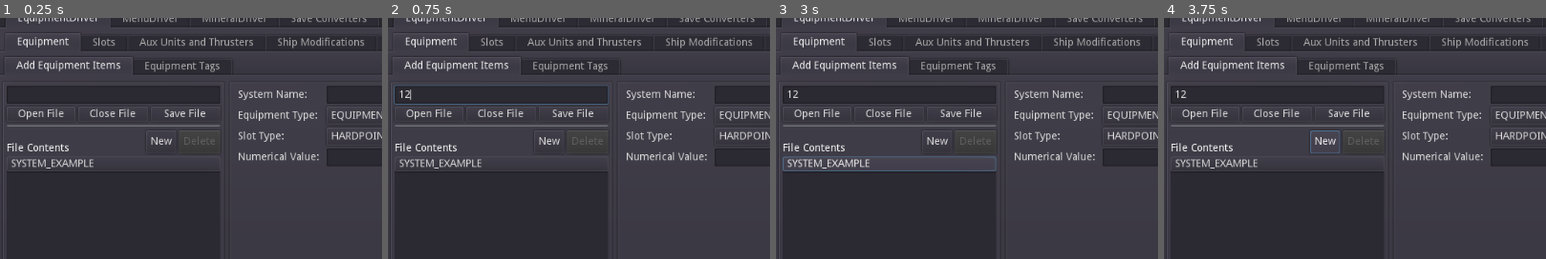
Above: before the commit, frames 1-4 (left to right).
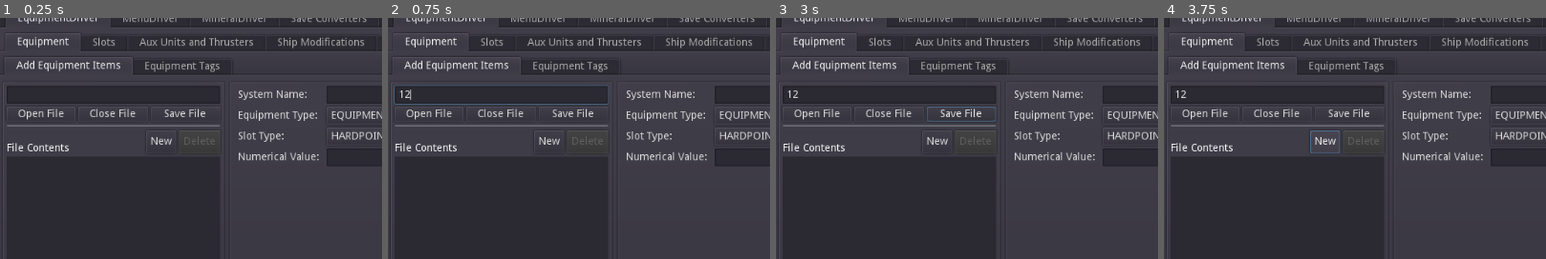
Above: after the commit, the same moments.

Repository: rwqfsfasxc100/DV-Tools
Game: Godot game, scene res://boot.tscn
Two runs of this game, one before a commit and one after it. Both use one fixed random seed, a clock stepped at 60 frames per second and the inputs below.
Inputs (mouse positions are % of the whole screen's width and height, from its top left):
- Up to frame 1 (0.25 s): no input
- Up to frame 2 (0.75 s): click (15, 18) at 0.52 s; type "12" at 0.6 s
- Up to frame 3 (3 s): click "Open File" at 1.25 s; click "Save File" at 2 s; click (15, 32) at 2.75 s, where only the run before the commit has a clickable "SYSTEM_EXAMPLE"
- Up to frame 4 (3.75 s): click "New" at 3.5 s
The pictures show only the part of the screen within x 0-50%, y 2-52%; the shares and areas given below are measured in that part.

The runs differ from the first frame. In frame 1, 1.0% of the frame differs, in the area x 1-58%, y 57-64%; in frame 2, 1.0%; in frame 3, 3.7%, in the area x 1-58%, y 36-64%; in frame 4, 1.0%.

Commit message:
updated project

Diff:
--- a/EquipmentDriver.gd
+++ b/EquipmentDriver.gd
@@ -1,48 +1,82 @@
 extends Node
 
-var ADD_EQUIPMENT_ITEMS = {}
-var ADD_EQUIPMENT_ITEMS_path = ""
+var driver_state = {}
+signal EquipmentDriver_file_changed(to)
 
-var ADD_EQUIPMENT_SLOTS = {}
-var ADD_EQUIPMENT_SLOTS_path = ""
-
-var EQUIPMENT_TAGS = {}
-var EQUIPMENT_TAGS_path = ""
-
-var SLOT_ORDER = {}
-var SLOT_ORDER_path = ""
-
-var SLOT_TAGS = {}
-var SLOT_TAGS_path = ""
-
-var WEAPONSLOT_ADD = {}
-var WEAPONSLOT_ADD_path = ""
-
-var WEAPONSLOT_MODIFY_TEMPLATES = {}
-var WEAPONSLOT_MODIFY_TEMPLATES_path = ""
-
-var WEAPONSLOT_MODIFY = {}
-var WEAPONSLOT_MODIFY_path = ""
-
-var WEAPONSLOT_SHIP_TEMPLATES = {}
-var WEAPONSLOT_SHIP_TEMPLATES_path = ""
-
-var WEAPONSLOT_SHIP_MODIFY = {}
-var WEAPONSLOT_SHIP_MODIFY_path = ""
-
-var AUX_POWER_SLOT = {}
-var AUX_POWER_SLOT_path = ""
-
-var MODIFY_INTERNALS = {}
-var MODIFY_INTERNALS_path = ""
-
-var NODE_DEFINITIONS = {}
-var NODE_DEFINITIONS_path = ""
-
-var SHIP_NODE_REGISTER = {}
-var SHIP_NODE_REGISTER_path = ""
-
-var SHIP_NODE_MODIFY = {}
-var SHIP_NODE_MODIFY_path = ""
-
-signal EquipmentDriver_file_changed(to)
+var default_state = {
+	"ADD_EQUIPMENT_ITEMS":{
+		"file_path":"",
+		"should_save":false,
+		"entries":{},
+	},
+	"ADD_EQUIPMENT_SLOTS":{
+		"file_path":"",
+		"should_save":false,
+		"entries":{},
+	},
+	"EQUIPMENT_TAGS":{
+		"file_path":"",
+		"should_save":false,
+		"entries":{},
+	},
+	"SLOT_ORDER":{
+		"file_path":"",
+		"should_save":false,
+		"entries":{},
+	},
+	"SLOT_TAGS":{
+		"file_path":"",
+		"should_save":false,
+		"entries":{},
+	},
+	"WEAPONSLOT_ADD":{
+		"file_path":"",
+		"should_save":false,
+		"entries":{},
+	},
+	"WEAPONSLOT_MODIFY_TEMPLATES":{
+		"file_path":"",
+		"should_save":false,
+		"entries":{},
+	},
+	"WEAPONSLOT_MODIFY":{
+		"file_path":"",
+		"should_save":false,
+		"entries":{},
+	},
+	"WEAPONSLOT_SHIP_TEMPLATES":{
+		"file_path":"",
+		"should_save":false,
+		"entries":{},
+	},
+	"WEAPONSLOT_SHIP_MODIFY":{
+		"file_path":"",
+		"should_save":false,
+		"entries":{},
+	},
+	"AUX_POWER_SLOT":{
+		"file_path":"",
+		"should_save":false,
+		"entries":{},
+	},
+	"MODIFY_INTERNALS":{
+		"file_path":"",
+		"should_save":false,
+		"entries":{},
+	},
+	"NODE_DEFINITIONS":{
+		"file_path":"",
+		"should_save":false,
+		"entries":{},
+	},
+	"SHIP_NODE_REGISTER":{
+		"file_path":"",
+		"should_save":false,
+		"entries":{},
+	},
+	"SHIP_NODE_MODIFY":{
+		"file_path":"",
+		"should_save":false,
+		"entries":{},
+	},
+}
--- a/boot.tscn
+++ b/boot.tscn
@@ -16,7 +16,7 @@
 [ext_resource path="res://equipment_driver/Register Nodes.gd" type="Script" id=14]
 [ext_resource path="res://equipment_driver/Modify Weapon Templates.gd" type="Script" id=15]
 [ext_resource path="res://equipment_driver/Modify Weapons.gd" type="Script" id=16]
-[ext_resource path="res://equipment_driver/parts/EquipmentButton.gd" type="Script" id=17]
+[ext_resource path="res://driver_panel/DriverPanel.tscn" type="PackedScene" id=17]
 [ext_resource path="res://equipment_driver/parts/SlotTypeOption.gd" type="Script" id=18]
 [ext_resource path="res://equipment_driver/parts/PropertyButton.gd" type="Script" id=19]
 [ext_resource path="res://config_icon.png" type="Texture" id=20]
@@ -105,119 +105,7 @@
 margin_bottom = 500.0
 size_flags_vertical = 3
 
-[node name="DriverPanel" type="PanelContainer" parent="VBoxContainer/TabContainer/EquipmentDriver/VBoxContainer/TabContainer/Equipment/VBoxContainer/TabContainer/Add Equipment Items/VBoxContainer/HBoxContainer"]
-margin_right = 300.0
-margin_bottom = 500.0
-rect_min_size = Vector2( 300, 0 )
-
-[node name="VBoxContainer" type="VBoxContainer" parent="VBoxContainer/TabContainer/EquipmentDriver/VBoxContainer/TabContainer/Equipment/VBoxContainer/TabContainer/Add Equipment Items/VBoxContainer/HBoxContainer/DriverPanel"]
-margin_left = 7.0
-margin_top = 7.0
-margin_right = 293.0
-margin_bottom = 493.0
-
-[node name="VBoxContainer" type="VBoxContainer" parent="VBoxContainer/TabContainer/EquipmentDriver/VBoxContainer/TabContainer/Equipment/VBoxContainer/TabContainer/Add Equipment Items/VBoxContainer/HBoxContainer/DriverPanel/VBoxContainer"]
-margin_right = 286.0
-margin_bottom = 91.0
-size_flags_horizontal = 3
-
-[node name="FilePath" type="LineEdit" parent="VBoxContainer/TabContainer/EquipmentDriver/VBoxContainer/TabContainer/Equipment/VBoxContainer/TabContainer/Add Equipment Items/VBoxContainer/HBoxContainer/DriverPanel/VBoxContainer/VBoxContainer"]
-margin_right = 286.0
-margin_bottom = 24.0
-
-[node name="HBoxContainer" type="HBoxContainer" parent="VBoxContainer/TabContainer/EquipmentDriver/VBoxContainer/TabContainer/Equipment/VBoxContainer/TabContainer/Add Equipment Items/VBoxContainer/HBoxContainer/DriverPanel/VBoxContainer/VBoxContainer"]
-margin_top = 28.0
-margin_right = 286.0
-margin_bottom = 48.0
-
-[node name="OpenFile" type="Button" parent="VBoxContainer/TabContainer/EquipmentDriver/VBoxContainer/TabContainer/Equipment/VBoxContainer/TabContainer/Add Equipment Items/VBoxContainer/HBoxContainer/DriverPanel/VBoxContainer/VBoxContainer/HBoxContainer"]
-margin_right = 92.0
-margin_bottom = 20.0
-size_flags_horizontal = 3
-text = "Open File"
-
-[node name="CloseFile" type="Button" parent="VBoxContainer/TabContainer/EquipmentDriver/VBoxContainer/TabContainer/Equipment/VBoxContainer/TabContainer/Add Equipment Items/VBoxContainer/HBoxContainer/DriverPanel/VBoxContainer/VBoxContainer/HBoxContainer"]
-margin_left = 96.0
-margin_right = 189.0
-margin_bottom = 20.0
-size_flags_horizontal = 3
-text = "Close File"
-
-[node name="SaveFile" type="Button" parent="VBoxContainer/TabContainer/EquipmentDriver/VBoxContainer/TabContainer/Equipment/VBoxContainer/TabContainer/Add Equipment Items/VBoxContainer/HBoxContainer/DriverPanel/VBoxContainer/VBoxContainer/HBoxContainer"]
-margin_left = 193.0
-margin_right = 286.0
-margin_bottom = 20.0
-size_flags_horizontal = 3
-text = "Save File"
-
-[node name="HSeparator" type="HSeparator" parent="VBoxContainer/TabContainer/EquipmentDriver/VBoxContainer/TabContainer/Equipment/VBoxContainer/TabContainer/Add Equipment Items/VBoxContainer/HBoxContainer/DriverPanel/VBoxContainer/VBoxContainer"]
-margin_top = 52.0
-margin_right = 286.0
-margin_bottom = 56.0
-
-[node name="HBoxContainer2" type="HBoxContainer" parent="VBoxContainer/TabContainer/EquipmentDriver/VBoxContainer/TabContainer/Equipment/VBoxContainer/TabContainer/Add Equipment Items/VBoxContainer/HBoxContainer/DriverPanel/VBoxContainer/VBoxContainer"]
-margin_top = 60.0
-margin_right = 286.0
-margin_bottom = 91.0
-
-[node name="Label" type="Label" parent="VBoxContainer/TabContainer/EquipmentDriver/VBoxContainer/TabContainer/Equipment/VBoxContainer/TabContainer/Add Equipment Items/VBoxContainer/HBoxContainer/DriverPanel/VBoxContainer/VBoxContainer/HBoxContainer2"]
-margin_right = 183.0
-margin_bottom = 31.0
-size_flags_horizontal = 3
-text = "
-File Contents"
-
-[node name="New" type="Button" parent="VBoxContainer/TabContainer/EquipmentDriver/VBoxContainer/TabContainer/Equipment/VBoxContainer/TabContainer/Add Equipment Items/VBoxContainer/HBoxContainer/DriverPanel/VBoxContainer/VBoxContainer/HBoxContainer2"]
-margin_left = 187.0
-margin_right = 227.0
-margin_bottom = 31.0
-text = "New"
-
-[node name="Delete" type="Button" parent="VBoxContainer/TabContainer/EquipmentDriver/VBoxContainer/TabContainer/Equipment/VBoxContainer/TabContainer/Add Equipment Items/VBoxContainer/HBoxContainer/DriverPanel/VBoxContainer/VBoxContainer/HBoxContainer2"]
-margin_left = 231.0
-margin_right = 286.0
-margin_bottom = 31.0
-disabled = true
-text = "Delete"
-
-[node name="MarginContainer" type="MarginContainer" parent="VBoxContainer/TabContainer/EquipmentDriver/VBoxContainer/TabContainer/Equipment/VBoxContainer/TabContainer/Add Equipment Items/VBoxContainer/HBoxContainer/DriverPanel/VBoxContainer"]
-margin_top = 95.0
-margin_right = 286.0
-margin_bottom = 486.0
-size_flags_vertical = 3
-
-[node name="ColorRect" type="ColorRect" parent="VBoxContainer/TabContainer/EquipmentDriver/VBoxContainer/TabContainer/Equipment/VBoxContainer/TabContainer/Add Equipment Items/VBoxContainer/HBoxContainer/DriverPanel/VBoxContainer/MarginContainer"]
-margin_right = 286.0
-margin_bottom = 391.0
-size_flags_horizontal = 3
-size_flags_vertical = 3
-color = Color( 0.172549, 0.164706, 0.196078, 1 )
-
-[node name="ScrollContainer" type="ScrollContainer" parent="VBoxContainer/TabContainer/EquipmentDriver/VBoxContainer/TabContainer/Equipment/VBoxContainer/TabContainer/Add Equipment Items/VBoxContainer/HBoxContainer/DriverPanel/VBoxContainer/MarginContainer"]
-margin_right = 286.0
-margin_bottom = 391.0
-size_flags_horizontal = 3
-size_flags_vertical = 3
-
-[node name="VBoxContainer2" type="VBoxContainer" parent="VBoxContainer/TabContainer/EquipmentDriver/VBoxContainer/TabContainer/Equipment/VBoxContainer/TabContainer/Add Equipment Items/VBoxContainer/HBoxContainer/DriverPanel/VBoxContainer/MarginContainer/ScrollContainer"]
-margin_right = 286.0
-margin_bottom = 391.0
-size_flags_horizontal = 3
-size_flags_vertical = 3
-
-[node name="Button" type="Button" parent="VBoxContainer/TabContainer/EquipmentDriver/VBoxContainer/TabContainer/Equipment/VBoxContainer/TabContainer/Add Equipment Items/VBoxContainer/HBoxContainer/DriverPanel/VBoxContainer/MarginContainer/ScrollContainer/VBoxContainer2"]
-margin_right = 286.0
-margin_bottom = 20.0
-text = "SYSTEM_EXAMPLE"
-align = 0
-script = ExtResource( 17 )
-
-[node name="DeleteSure" type="ConfirmationDialog" parent="VBoxContainer/TabContainer/EquipmentDriver/VBoxContainer/TabContainer/Equipment/VBoxContainer/TabContainer/Add Equipment Items/VBoxContainer/HBoxContainer/DriverPanel/VBoxContainer/MarginContainer"]
-margin_right = 300.0
-margin_bottom = 391.0
-rect_min_size = Vector2( 300, 105 )
-popup_exclusive = true
-window_title = ""
+[node name="DriverPanel" parent="VBoxContainer/TabContainer/EquipmentDriver/VBoxContainer/TabContainer/Equipment/VBoxContainer/TabContainer/Add Equipment Items/VBoxContainer/HBoxContainer" instance=ExtResource( 17 )]
 
 [node name="PanelContainer2" type="PanelContainer" parent="VBoxContainer/TabContainer/EquipmentDriver/VBoxContainer/TabContainer/Equipment/VBoxContainer/TabContainer/Add Equipment Items/VBoxContainer/HBoxContainer"]
 margin_left = 304.0
--- /dev/null
+++ b/driver_panel/DriverPanel.gd
@@ -0,0 +1,11 @@
+extends PanelContainer
+
+export var fp = NodePath("VBoxContainer/VBoxContainer/FilePath")
+onready var file_path = get_node_or_null(fp)
+
+export var of = NodePath("VBoxContainer/VBoxContainer/HBoxContainer/OpenFile")
+onready var open_file = get_node_or_null(of)
+export var cf = NodePath("VBoxContainer/VBoxContainer/HBoxContainer/OpenFile")
+onready var close_file = get_node_or_null(cf)
+export var sf = NodePath("VBoxContainer/VBoxContainer/HBoxContainer/OpenFile")
+onready var save_file = get_node_or_null(sf)
--- /dev/null
+++ b/driver_panel/DriverPanel.tscn
@@ -0,0 +1,118 @@
+[gd_scene load_steps=2 format=2]
+
+[ext_resource path="res://driver_panel/DriverPanel.gd" type="Script" id=2]
+
+[node name="DriverPanel" type="PanelContainer"]
+margin_right = 300.0
+margin_bottom = 500.0
+rect_min_size = Vector2( 300, 0 )
+script = ExtResource( 2 )
+
+[node name="VBoxContainer" type="VBoxContainer" parent="."]
+margin_left = 7.0
+margin_top = 7.0
+margin_right = 293.0
+margin_bottom = 493.0
+
+[node name="VBoxContainer" type="VBoxContainer" parent="VBoxContainer"]
+margin_right = 286.0
+margin_bottom = 91.0
+size_flags_horizontal = 3
+
+[node name="FilePath" type="LineEdit" parent="VBoxContainer/VBoxContainer"]
+margin_right = 286.0
+margin_bottom = 24.0
+
+[node name="HBoxContainer" type="HBoxContainer" parent="VBoxContainer/VBoxContainer"]
+margin_top = 28.0
+margin_right = 286.0
+margin_bottom = 48.0
+
+[node name="OpenFile" type="Button" parent="VBoxContainer/VBoxContainer/HBoxContainer"]
+margin_right = 92.0
+margin_bottom = 20.0
+size_flags_horizontal = 3
+text = "Open File"
+
+[node name="CloseFile" type="Button" parent="VBoxContainer/VBoxContainer/HBoxContainer"]
+margin_left = 96.0
+margin_right = 189.0
+margin_bottom = 20.0
+size_flags_horizontal = 3
+text = "Close File"
+
+[node name="SaveFile" type="Button" parent="VBoxContainer/VBoxContainer/HBoxContainer"]
+margin_left = 193.0
+margin_right = 286.0
+margin_bottom = 20.0
+size_flags_horizontal = 3
+text = "Save File"
+
+[node name="HSeparator" type="HSeparator" parent="VBoxContainer/VBoxContainer"]
+margin_top = 52.0
+margin_right = 286.0
+margin_bottom = 56.0
+
+[node name="HBoxContainer2" type="HBoxContainer" parent="VBoxContainer/VBoxContainer"]
+margin_top = 60.0
+margin_right = 286.0
+margin_bottom = 91.0
+
+[node name="Label" type="Label" parent="VBoxContainer/VBoxContainer/HBoxContainer2"]
+margin_right = 183.0
+margin_bottom = 31.0
+size_flags_horizontal = 3
+text = "
+File Contents"
+
+[node name="New" type="Button" parent="VBoxContainer/VBoxContainer/HBoxContainer2"]
+margin_left = 187.0
+margin_right = 227.0
+margin_bottom = 31.0
+text = "New"
+
+[node name="Delete" type="Button" parent="VBoxContainer/VBoxContainer/HBoxContainer2"]
+margin_left = 231.0
+margin_right = 286.0
+margin_bottom = 31.0
+disabled = true
+text = "Delete"
+
+[node name="MarginContainer" type="MarginContainer" parent="VBoxContainer"]
+margin_top = 95.0
+margin_right = 286.0
+margin_bottom = 486.0
+size_flags_vertical = 3
+
+[node name="ColorRect" type="ColorRect" parent="VBoxContainer/MarginContainer"]
+margin_right = 286.0
+margin_bottom = 391.0
+size_flags_horizontal = 3
+size_flags_vertical = 3
+color = Color( 0.172549, 0.164706, 0.196078, 1 )
+
+[node name="ScrollContainer" type="ScrollContainer" parent="VBoxContainer/MarginContainer"]
+margin_right = 286.0
+margin_bottom = 391.0
+size_flags_horizontal = 3
+size_flags_vertical = 3
+
+[node name="VBoxContainer2" type="VBoxContainer" parent="VBoxContainer/MarginContainer/ScrollContainer"]
+margin_right = 286.0
+margin_bottom = 391.0
+size_flags_horizontal = 3
+size_flags_vertical = 3
+
+[node name="DeleteSure" type="ConfirmationDialog" parent="VBoxContainer/MarginContainer"]
+margin_right = 286.0
+margin_bottom = 391.0
+rect_min_size = Vector2( 200, 105 )
+popup_exclusive = true
+window_title = ""
+
+[node name="NewEntry" type="ConfirmationDialog" parent="VBoxContainer/MarginContainer"]
+margin_right = 286.0
+margin_bottom = 391.0
+rect_min_size = Vector2( 200, 105 )
+popup_exclusive = true
+window_title = ""
--- /dev/null
+++ b/driver_panel/EquipmentButton.tscn
@@ -0,0 +1,10 @@
+[gd_scene load_steps=2 format=2]
+
+[ext_resource path="res://driver_panel/EquipmentButton.gd" type="Script" id=1]
+
+[node name="EquipmentButton" type="Button"]
+margin_right = 286.0
+margin_bottom = 20.0
+text = "SYSTEM_EXAMPLE"
+align = 0
+script = ExtResource( 1 )
Renamed: equipment_driver/parts/EquipmentButton.gd -> driver_panel/EquipmentButton.gd
